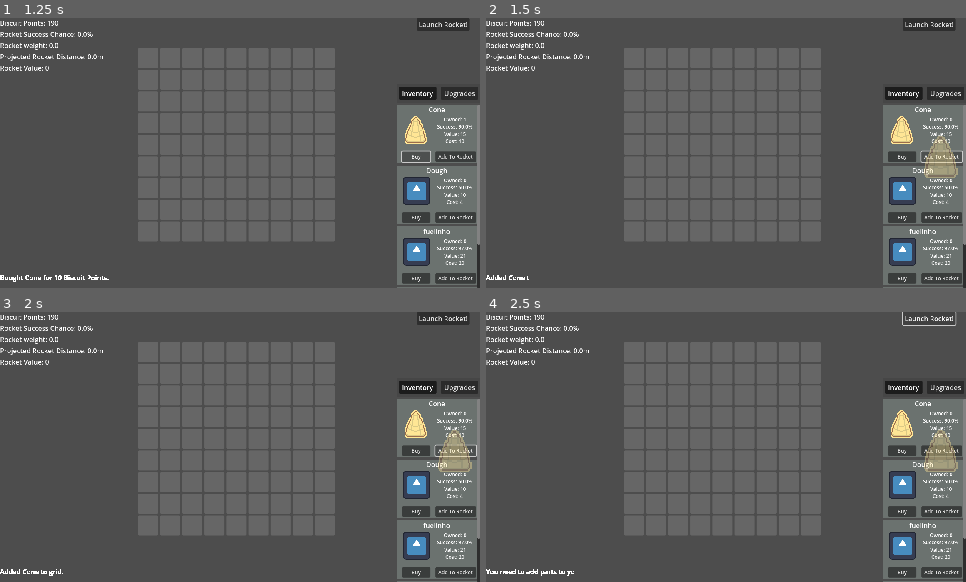
Above: before the commit, frames 1-4 (two rows, left to right).
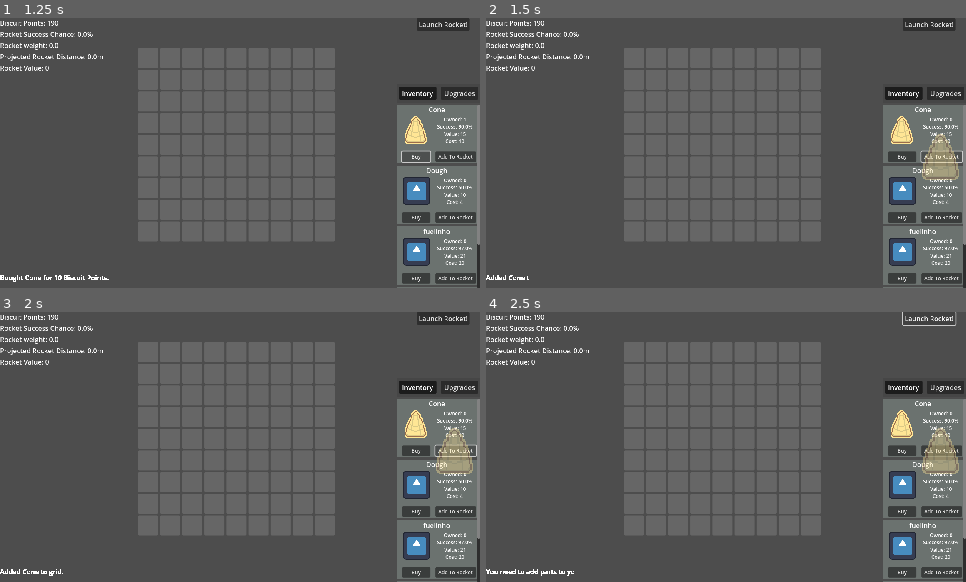
Above: after the commit, the same moments.

Repository: A-coder152/Build-a-Biscship-public
Game: Godot game, scene res://main.tscn
Same seed, same stepped clock (60 frames per second), same inputs: the game is played once before the commit and once after it. The engine's default icon, where the game draws it, is replaced by a stand-in: a white triangle on a blue panel in a dark square.
Inputs:
- Up to frame 1 (1.25 s): click "Buy" at 0.5 s
- Up to frame 2 (1.5 s): click "Add To Rocket" at 1.25 s
- Up to frame 3 (2 s): no input
- Up to frame 4 (2.5 s): click "Launch Rocket!" at 2 s

Frame 1 is identical in both runs. In frame 2, 0.3% of the frame differs, in the area x 90-99%, y 42-60%; in frame 3, 0.3%; in frame 4, 0.3%.

Commit message:
sounds + tween

Diff:
--- a/Resources/Cone.tres
+++ b/Resources/Cone.tres
@@ -15,4 +15,7 @@
 success_upgrade_cost = 0
 locked = false
 blocks = Vector2(2, 2)
+type = 0
+weight = 0
+special = 0.0
 metadata/_custom_type_script = "uid://bfqm5t7ekjk02"
--- a/Resources/Filling.tres
+++ b/Resources/Filling.tres
@@ -17,4 +17,5 @@
 blocks = Vector2(2, 1)
 type = 4
 weight = 1
+special = 0.0
 metadata/_custom_type_script = "uid://bfqm5t7ekjk02"
--- a/item_box.gd
+++ b/item_box.gd
@@ -2,6 +2,8 @@
 
 var item
 var main_scene
+
+@export var click: AudioStream
 
 func setup(dict):
 	main_scene = get_tree().current_scene
@@ -18,6 +20,7 @@
 
 func _on_buy_pressed() -> void:
 	main_scene.buy_item(item)
-
+	Sound.play_sfx(click)
 func _on_add_pressed() -> void:
 	main_scene.add_item_to_rocket(item)
+	Sound.play_sfx(click)
--- a/main.gd
+++ b/main.gd
@@ -40,6 +40,11 @@
 var builds = []
 var build_sizes = []
 
+
+#Sound Effects
+@export var click: AudioStream
+@export var place: AudioStream
+@export var place_failed: AudioStream
 
 # UI Node References
 @onready var points_label = $UI/VBoxContainer/PointsLabel
@@ -291,9 +296,11 @@
 	if Input.is_action_just_pressed("leftClick") and isValid:
 		print("lefto")
 		_place_thing(objectCells)
+		Sound.play_sfx(place)
 	elif Input.is_action_just_pressed("leftClick") and obj and not isValid:
 		print("invalid placement - destroying object")
 		message_log.new_message("Invalid object placement!")
+		Sound.play_sfx(place_failed)
 		#obj.queue_free()
 		#obj = null
 		#isValid = null
--- a/obj.gd
+++ b/obj.gd
@@ -4,16 +4,20 @@
 var item
 var cells_covered
 var godot_face = preload("res://icon.svg")
-
+var scale_tween
+var default_scale
 func setup(part):
 	item = part
 	var dumb = Vector2(item.blocks.x - 1, item.blocks.y - 1)
 	texture = item.image
 	scale = Vector2(item.blocks.x * 1.5, item.blocks.y * 1.5) + dumb * 0.15
+	default_scale =scale
 	if texture == godot_face: scale /= 4.0
 	print(scale)
 	rect.size = Vector2(item.blocks.x * 20, item.blocks.y * 20) + dumb * 2
-
+	scale_tween = create_tween()
+	scale_tween.tween_property(self, "scale", default_scale*1.1,0.1).set_trans(Tween.TRANS_QUINT)
+	await scale_tween.finished
 func get_global_rect():
 	return Rect2(
 		global_position - rect.size / 2,
@@ -21,4 +25,6 @@
 	)
 
 func set_on_place():
+	scale_tween = create_tween()
+	scale_tween.tween_property(self, "scale", default_scale,0.1).set_trans(Tween.TRANS_QUINT)
 	modulate.a = 1
--- a/sound.gd
+++ b/sound.gd
@@ -1,5 +1,11 @@
 extends Node
-
+var musicTween: Tween
+var music: AudioStreamPlayer2D
+var SFX: AudioStreamPlayer2D
+var music_on = true
+var sfx_on = true
+var music_time
+var started = false
 
 func play_music(stream: AudioStream):
 	var children = get_children()
@@ -9,3 +15,17 @@
 	music.stream = stream
 	add_child(music)
 	music.play()
+
+func play_sfx(stream: AudioStream, pitch: float = 1.0, loudness_adjustment:float = 0.0):
+	if !sfx_on:
+		return
+	SFX = AudioStreamPlayer2D.new()
+	print("playing ",  stream)
+#	if !SFX.is_playing():
+	SFX.stream = stream
+	SFX.pitch_scale = pitch
+	SFX.volume_db += loudness_adjustment
+	add_child(SFX)
+	SFX.play()
+	await SFX.finished
+	if SFX: SFX.queue_free()
